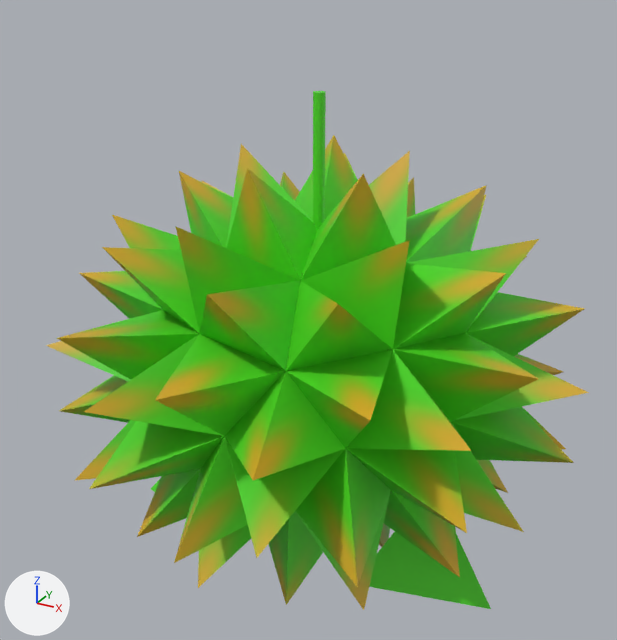
Two versions of the glTF model SEED/resources/models/enemy_spike/enemy_spike.gltf, one commit apart.
One viewpoint serves both versions: a 50 mm lens placed at (1.58, -2.96, 2.58), pointed at (0.0, -0.09, 1.15). Every picture has the same lights, and +X, +Y and +Z are marked at lower left. Where no turn or scale is listed for an object, it has been applied to the vertices. Vertices at the same position are counted once.

The first picture shows 'ICO球', '円柱', '円錐.001'.
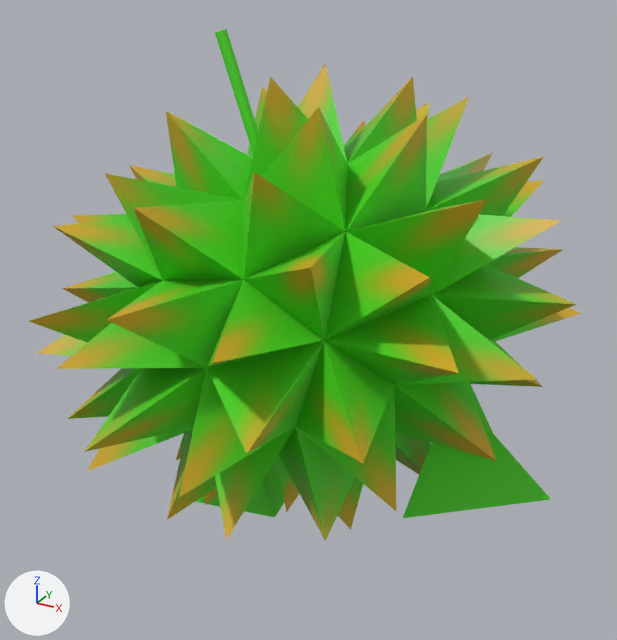
The change, as a diff of the scene's bpy script:
```diff
--- a/SEED/resources/models/enemy_spike/enemy_spike.gltf.py
+++ b/SEED/resources/models/enemy_spike/enemy_spike.gltf.py
@@ me_ico球_007 @@
 # used by ob_ico球; location = (0.0, 0.0, 0.925); scale = (0.728, 0.728, 0.603)
 # verts and faces of me_ico球_007; kept vertices keep their numbers, new ones are numbered from 344
-me_ico球_007.from_pydata(...)  # 344 vertices, 676 faces; spans x -1.57..1.57, y -1.49..1.22, z -1.5..1.5
+me_ico球_007.from_pydata(...)  # 353 vertices, 686 faces; spans x -2.68..2.68, y -2.55..2.08, z -1.67..2.59
+# me_ico球_007 part 1: the loose piece of 116 vertices spanning x -1.57..1.57, y -1.49..1.22, z -1.5..1.5 is scaled about its middle by (1.71, 1.71, 1.42), then moved by (0.0, -0.1, 0.46)
+# me_ico球_007 part 2
+verts[344] = (-1.1, 0.95, -1.65)
+verts[345] = (-0.76, -0.64, -1.65)  # pixel (274, 517)
+verts[346] = (-2.12, -0.31, -1.65)  # pixel (195, 502)
+verts[347] = (-1.32, 0.0, -0.62)
+verts[352] = (-1.21, 0.47, -1.13)
+faces += [(344, 352, 347), (344, 347, 345), (344, 345, 346), (345, 347, 346), (346, 347, 352), (344, 346, 352)]
+# me_ico球_007 part 3
+verts[348] = (1.1, 0.95, -1.65)
+verts[349] = (0.76, -0.64, -1.65)  # pixel (402, 518)
+verts[350] = (2.12, -0.31, -1.65)  # pixel (551, 499)
+verts[351] = (1.32, 0.0, -0.62)
+faces += [(348, 349, 351), (348, 350, 349), (349, 350, 351), (348, 351, 350)]
 me_ico球_007.materials.append(mat_マテリアル_002)
@@ me_円柱_010 @@
 # used by ob_円柱; location = (0.0, 0.0, 1.755); rotation_euler = (0.0, 0.0, 3.142), in degrees (0, 0, 180); scale = (0.0242, 0.0242, 0.312)
-me_円柱_010.from_pydata(...)  # 64 vertices, 124 faces; spans x -1.0..1.0, y -1.0..1.0, z -1.0..1.0
+me_円柱_010.from_pydata(...)  # 288 vertices, 572 faces; spans x -0.17..0.17, y -0.17..0.17, z 0.15..4.62
+# me_円柱_010 part 4: 64 vertices removed from x -1.0..1.0, y -1.0..1.0, z -1.0..1.0; 288 vertices added at x -0.17..0.17, y -0.17..0.17, z 0.15..4.62
 me_円柱_010.materials.append(mat_マテリアル_002)
@@ ob_ico球 @@
 ob_ico球 = bpy.data.objects.new('ICO球', me_ico球_007)
-ob_ico球.location = (0.0, 0.0, 0.925)
-ob_ico球.scale = (0.728, 0.728, 0.603)
+ob_ico球.location = (0.0, 0.0, 1.006)
+ob_ico球.rotation_euler = (0.0, -0.338, 0.0)  # degrees (0, -19, 0)
+ob_ico球.scale = (0.426, 0.426, 0.426)
@@ ob_円柱 @@
 ob_円柱 = bpy.data.objects.new('円柱', me_円柱_010)
-ob_円柱.location = (0.0, 0.0, 1.755)
-ob_円柱.rotation_euler = (0.0, 0.0, 3.142)  # degrees (0, 0, 180)
-ob_円柱.scale = (0.0242, 0.0242, 0.312)
+ob_円柱.location = (-0.23, 0.0, 1.66)
+ob_円柱.rotation_euler = (0.0, -0.338, 0.0)  # degrees (0, -19, 0)
+ob_円柱.scale = (0.14, 0.14, 0.14)
@@ ob_円錐_001 @@
-ob_円錐_001 = bpy.data.objects.new('円錐.001', me_円錐_001)
-ob_円錐_001.location = (-0.563, 0.0, 0.246)
```

Where the change shows, as pixel boxes [x1, y1, x2, y2] in the pictures (617 x 640 px; the box of a moved part takes in the faces that stretch with it):
'ICO球', reshaped, moved, turned, rescaled
    before: [46, 135, 589, 610]
    after: [29, 64, 581, 541]
'円錐.001', deleted (green)
    before: [151, 479, 491, 609]
'円柱', reshaped, moved, turned, rescaled
    before: [313, 91, 326, 230]
    after: [215, 29, 258, 154]
part 1 of me_ico球_007, moved or reshaped
    before: [46, 135, 589, 610]
    after: [29, 64, 581, 541]
part 2 of me_ico球_007, added (green)
    after: [196, 458, 284, 517]
part 3 of me_ico球_007, added (green)
    after: [403, 420, 551, 518]
